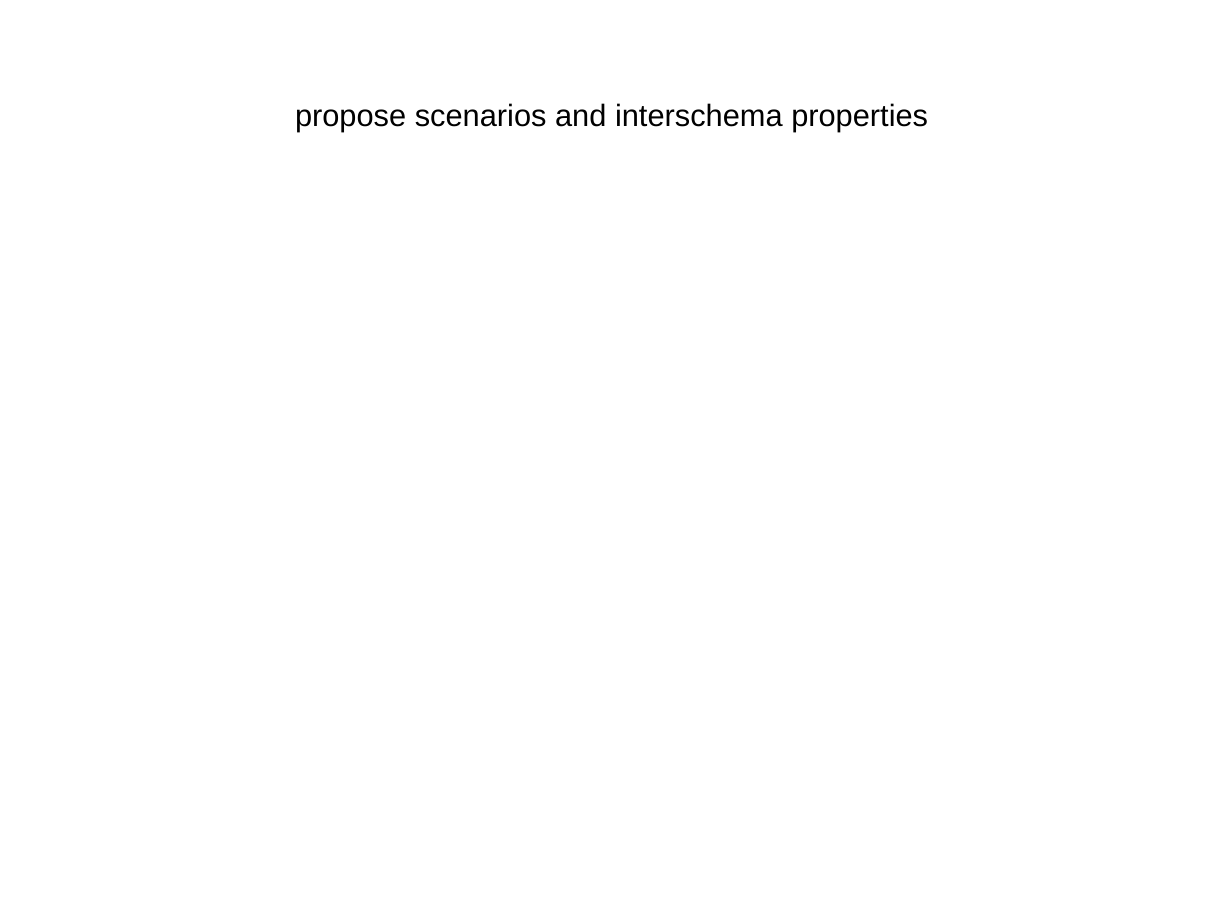
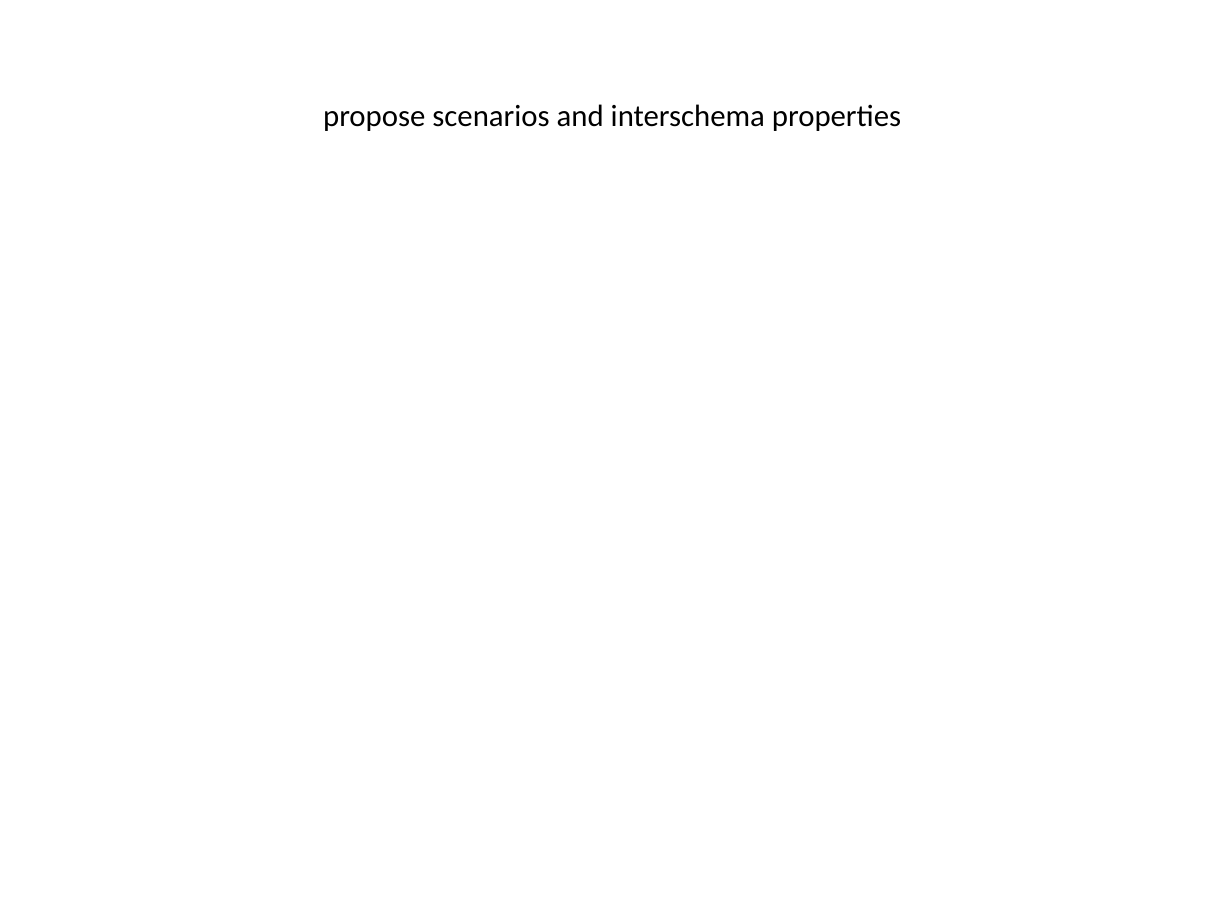
Before and after one commit to bugxd/DBTech, a slide deck: slide 4 of Assignment_4.pptx. Drawn at 1232x924 pixels with LibreOffice and Linux fonts; fonts in the diff are those of the drawing. Boxes give left, top, right and bottom in pixels: in the first picture for what was removed or moved away, otherwise in the second. Text is boxed around its words. In the diff, an @@ line names an element or a change of style, - is before the commit and + after.

```diff
--- a/Assignment_4.pptx
+++ b/Assignment_4.pptx
@@ title "propose scenarios and interschema properties" at [323,104,901,131]: font Arial to Calibri; list level 1 to 2 in "propose scenarios and interschema properties" @@
```
Also in this commit, not shown: 15 other slides changed.
